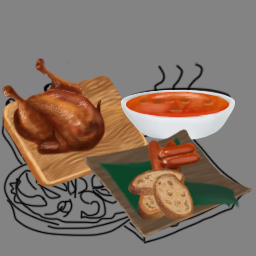
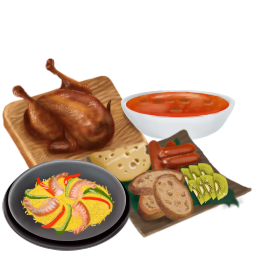
Comparing the layer stacks of the two w=256, h=256 images. Changes:
added group "pilaf" with 10 layers above "platter" over <box>2,159,132,251</box>
added group "Group 3" with 4 layers in group "pilaf" over <box>22,172,98,237</box>
added layer "Layer 7 copy 2" in group "Group 3" over <box>22,197,61,220</box>
added layer "green pepper" in group "pilaf" over <box>24,177,113,235</box>
added layer "red pepper" in group "pilaf" over <box>36,173,112,229</box>
added layer "rice" in group "pilaf" over <box>20,175,115,233</box>
added layer "top bowl" in group "pilaf" over <box>8,159,126,241</box>
added layer "btm bowl" in group "pilaf" over <box>2,161,132,251</box>
added group "platter" with 17 layers above "soup" over <box>55,128,253,239</box>
moved "bread" into group "platter" over <box>127,168,194,221</box>
added group "fruit" with 9 layers in group "platter" over <box>180,163,229,205</box>
added group "Group 1" with 4 layers in group "fruit" over <box>188,172,229,205</box>
added group "Group 2" with 3 layers in group "fruit" over <box>180,163,217,193</box>
moved "Sausages" into group "platter" over <box>147,139,201,183</box>
added layer "Cheese" in group "platter" over <box>89,140,154,183</box>
added layer "Layer 9" (multiply) in group "platter" over <box>118,150,245,227</box>
moved "leaves" into group "platter" over <box>96,136,240,219</box>
moved "Board 2" into group "platter" over <box>82,128,253,239</box>
painted on "Layer 2" over <box>2,73,114,150</box>
painted on "Layer 3" over <box>12,80,118,156</box>
painted on "Chicken" over <box>1,58,117,157</box>
added layer "Layer 8" (multiply) above "Board" over <box>17,98,146,163</box>
hid "Layer 1" over <box>1,60,251,245</box>
hid "Background" over <box>0,0,256,256</box>
…and 10 more changes (10 added)
